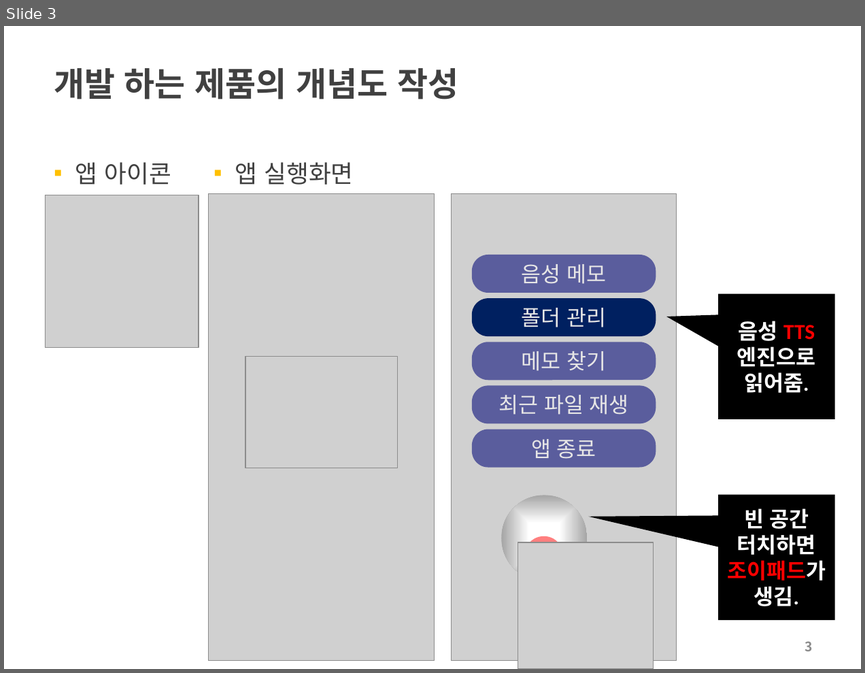
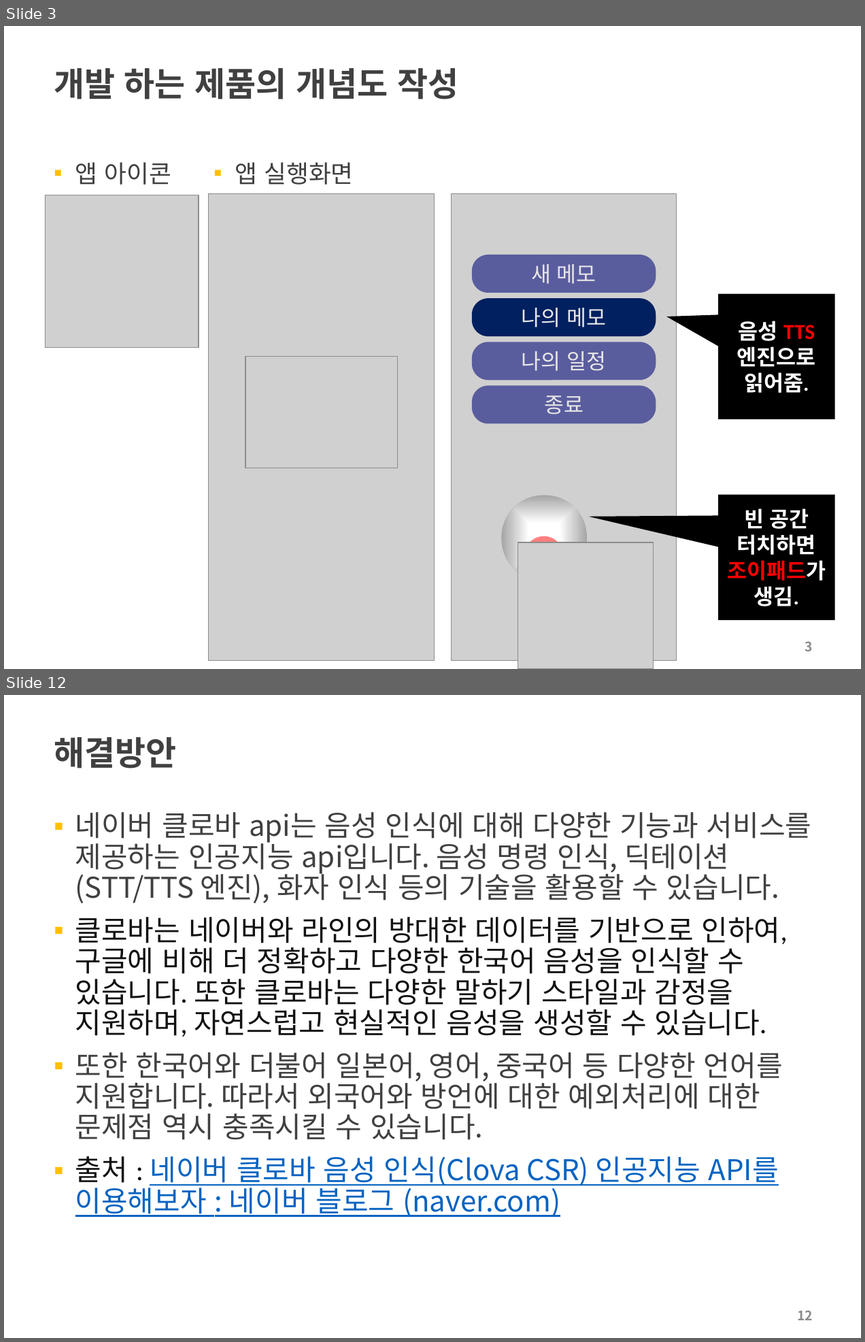
Before and after one commit to choisinho/capstone1, a slide deck: 2022-2-PreCapstoneDesign-최종보고서.pptx. Shown one above the other, each under a label of ours: slide 3 before the commit, slides 3 and 12 after it; the slides between them are not shown. The pictures are 865x673 and 865x1342 pixels, drawn with LibreOffice and Linux fonts; fonts in the diff are those of the drawing; grey boxes stand for pictures; background and template pictures are left out. Boxes give left, top, right and bottom in pixels: in the first picture for what was removed or moved away, otherwise in the second. Text is boxed around its words. In the diff, an @@ line names an element or a change of style, - is before the commit and + after.

```diff
--- a/2022-2-PreCapstoneDesign-최종보고서.pptx
+++ b/2022-2-PreCapstoneDesign-최종보고서.pptx
@@ slide 12 added at <box>4,695,861,1338</box>, background #FFFFFF @@
@@ title added at <box>54,737,176,768</box>, 28 pt, text #404040, bold @@
+해결방안
@@ text added at <box>75,812,812,1217</box>, 24 pt, text #404040 @@
+▪ 네이버 클로바 api는 음성 인식에 대해 다양한 기능과 서비스를 제공하는 인공지능 api입니다. 음성 명령 인식, 딕테이션(STT/TTS 엔진), 화자 인식 등의 기술을 활용할 수 있습니다.
+▪ 클로바는 네이버와 라인의 방대한 데이터를 기반으로 인하여, 구글에 비해 더 정확하고 다양한 한국어 음성을 인식할 수 있습니다. 또한 클로바는 다양한 말하기 스타일과 감정을 지원하며, 자연스럽고 현실적인 음성을 생성할 수 있습니다.
+▪ 또한 한국어와 더불어 일본어, 영어, 중국어 등 다양한 언어를 지원합니다. 따라서 외국어와 방언에 대한 예외처리에 대한 문제점 역시 충족시킬 수 있습니다.
+▪ 출처 : 네이버 클로바 음성 인식(Clova CSR) 인공지능 API를 이용해보자 : 네이버 블로그 (naver.com)
@@ page number added at <box>797,1310,813,1320</box>, 11 pt, text #8C8C8C, bold @@
+12
@@ slide 3 changed as well @@
@@ text in rounded rectangle at <box>531,264,596,284</box>: text changed @@
-음성 메모
+새 메모
@@ text in rounded rectangle at <box>521,308,606,327</box>: text changed @@
-폴더 관리
+나의 메모
@@ text in rounded rectangle at <box>521,351,606,371</box>: text changed @@
-메모 찾기
+나의 일정
@@ text in rounded rectangle at <box>544,395,583,414</box>: text changed @@
-최근 파일 재생
+종료
@@ rounded rectangle removed at <box>472,429,656,467</box> @@
-앱 종료
```
Also in this commit, not shown: 2 other slides changed, 9 other slides added, 2 slides removed, 1 other file.
